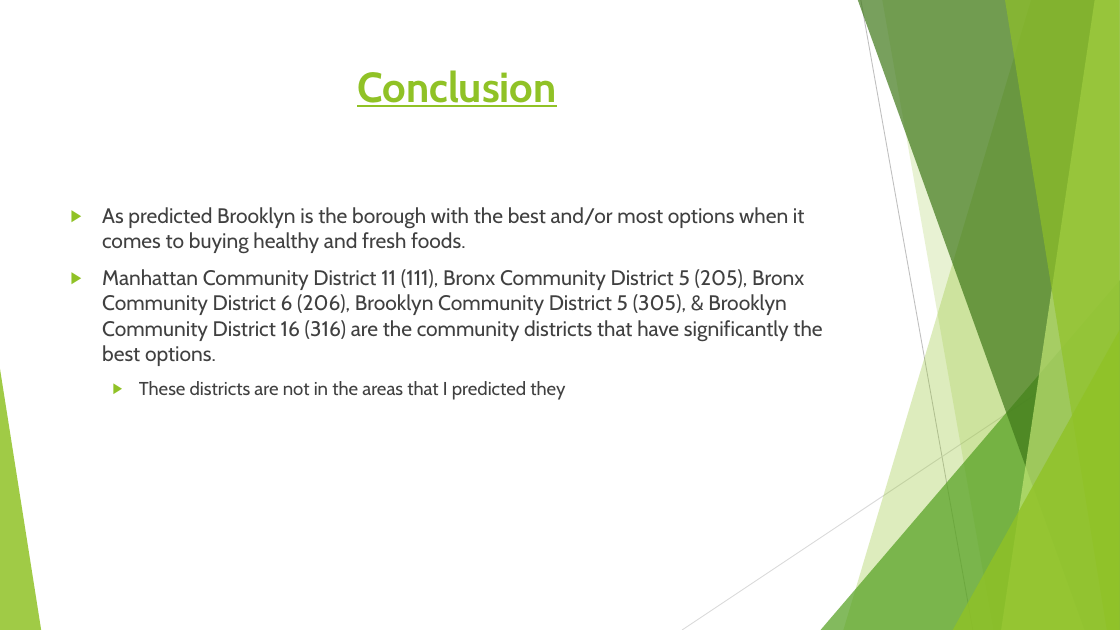
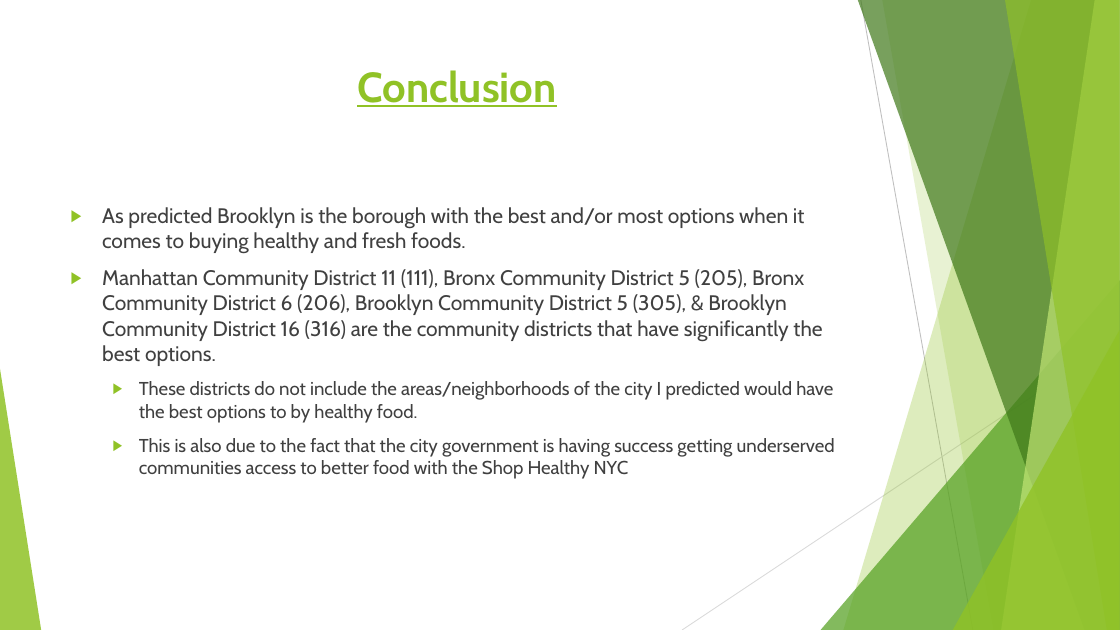
Before and after one commit to LJRollerII/NSS_Capstone_Project, a slide deck: slide 9 of presentation/Healthy_Food_Access_in_NYC.pptx. Drawn at 1120x630 pixels with LibreOffice and Linux fonts; fonts in the diff are those of the drawing. Boxes give left, top, right and bottom in pixels: in the first picture for what was removed or moved away, otherwise in the second. Text is boxed around its words. In the diff, an @@ line names an element or a change of style, - is before the commit and + after.

Commit message:
Finished adding visualizations to story. Need to add the captions and finish the conclusion slide in PowerPoint.

```diff
--- a/presentation/Healthy_Food_Access_in_NYC.pptx
+++ b/presentation/Healthy_Food_Access_in_NYC.pptx
@@ text at [139, 381, 835, 479]: text changed @@
-  ▶ These districts are not in the areas that I predicted they
+  ▶ These districts do not include the areas/neighborhoods of the city I predicted would have the best options to by healthy food.
+  ▶ This is also due to the fact that the city government is having success getting underserved communities access to better food with the Shop Healthy NYC
```
Also in this commit, not shown: 1 other slide changed, 1 slide added, 4 other files.
